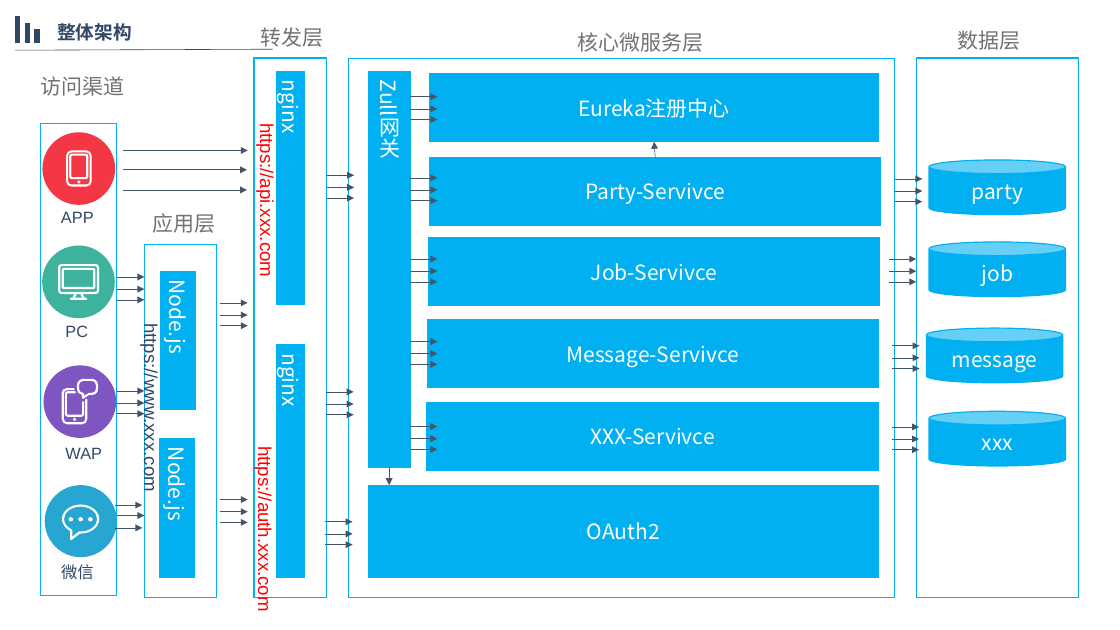
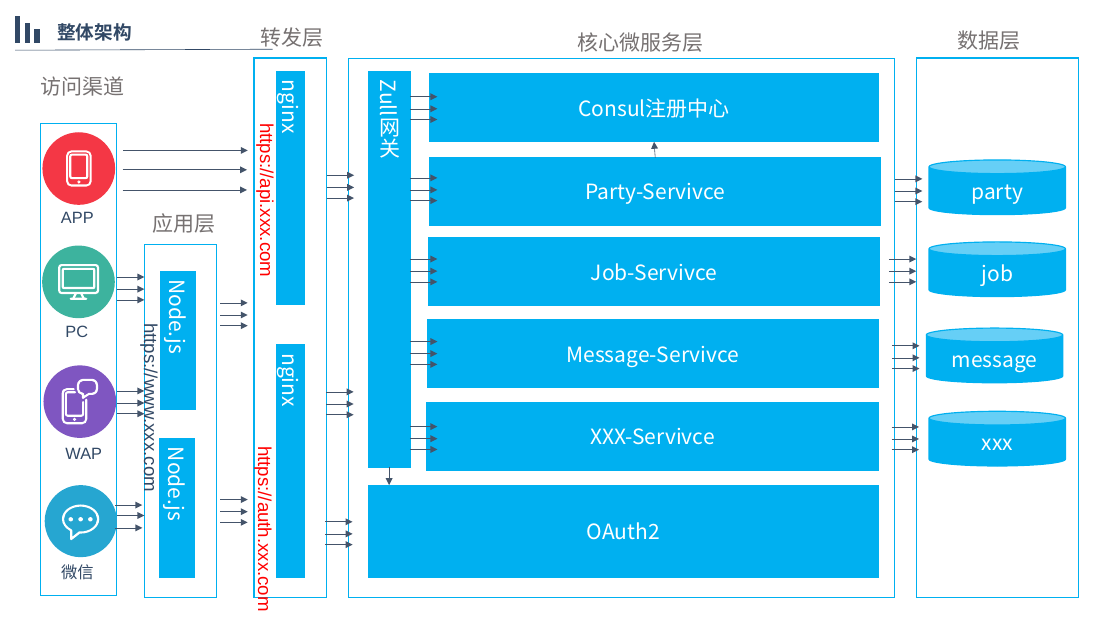
Before and after one commit to kwang2003/pachira-springcloud, a slide deck: slide 1 of 微服务架构设计.pptx. Drawn at 1120x630 pixels with LibreOffice and Linux fonts; fonts in the diff are those of the drawing. Boxes give left, top, right and bottom in pixels: in the first picture for what was removed or moved away, otherwise in the second. Text is boxed around its words. In the diff, an @@ line names an element or a change of style, - is before the commit and + after.

```diff
--- a/微服务架构设计.pptx
+++ b/微服务架构设计.pptx
@@ text in rectangle at (x1=578, y1=98, x2=729, y2=118): text changed @@
-Eureka注册中心
+Consul注册中心
```
Also in this commit, not shown: 2 slides added.
